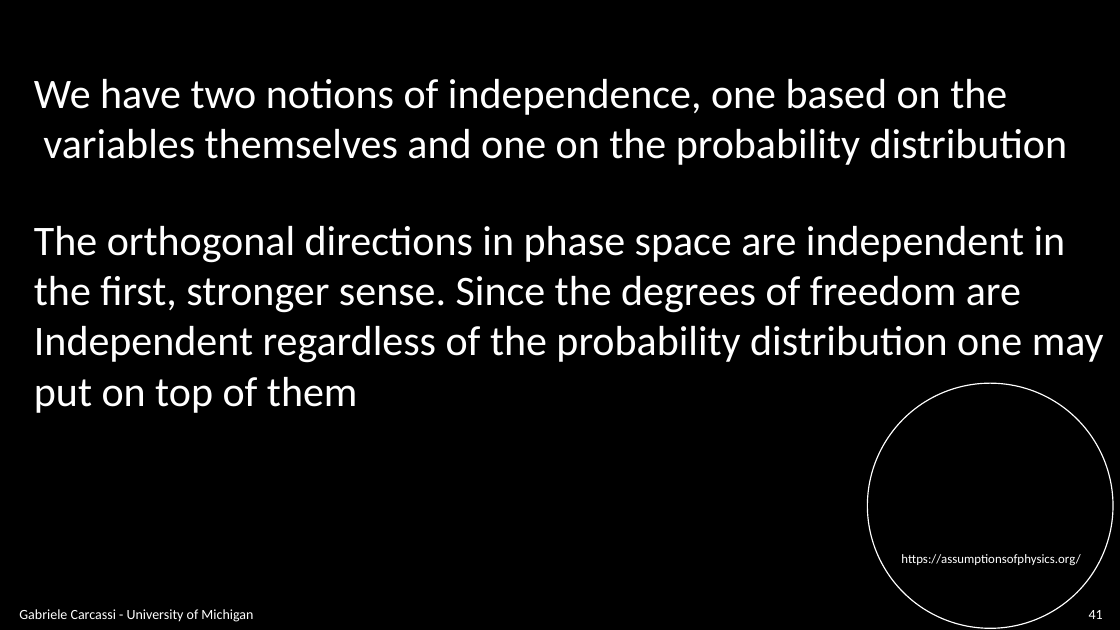
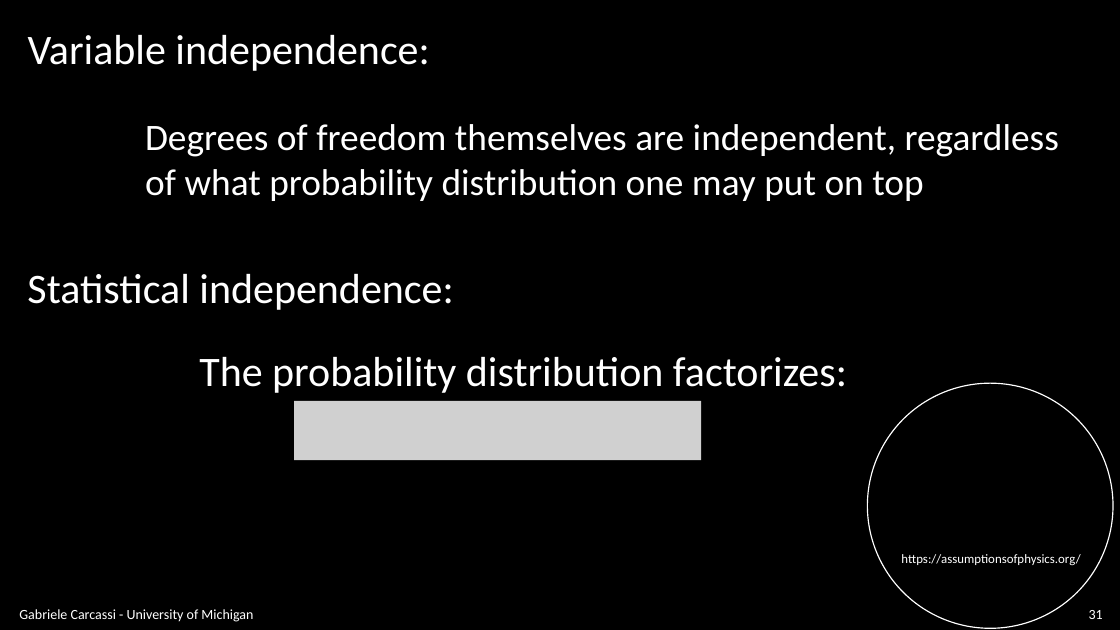
Before and after one commit to assumptionsofphysics/slides, a slide deck: slide 31 of BookCompanions-v2/RP-Class-4.pptx (slide 41 before the commit). Drawn at 1120x630 pixels with LibreOffice and Linux fonts; fonts in the diff are those of the drawing; grey boxes stand for pictures; background and template pictures are left out. Boxes give left, top, right and bottom in pixels: in the first picture for what was removed or moved away, otherwise in the second. Text is boxed around its words. In the diff, an @@ line names an element or a change of style, - is before the commit and + after.

```diff
--- a/BookCompanions-v2/RP-Class-4.pptx
+++ b/BookCompanions-v2/RP-Class-4.pptx
@@ text added at (x1=28, y1=35, x2=429, y2=71), 36 pt, text #FFFFFF @@
+Variable independence:
@@ text removed at (x1=34, y1=79, x2=1068, y2=165) @@
-We have two notions of independence, one based on the
-variables themselves and one on the probability distribution
@@ text at (x1=145, y1=124, x2=1059, y2=201): text changed; size 36 to 32 pt @@
-The orthogonal directions in phase space are independent in
-the first, stronger sense. Since the degrees of freedom are
-Independent regardless of the probability distribution one may
-put on top of them
+Degrees of freedom themselves are independent, regardless
+of what probability distribution one may put on top
@@ text added at (x1=27, y1=274, x2=453, y2=310), 36 pt, text #FFFFFF @@
+Statistical independence:
@@ text added at (x1=199, y1=357, x2=847, y2=393), 36 pt, text #FFFFFF @@
+The probability distribution factorizes:
@@ picture added at (x1=294, y1=401, x2=702, y2=460) @@
@@ page number at (x1=1089, y1=610, x2=1103, y2=619): text changed @@
-41
+31
```
Also in this commit, not shown: 20 other slides changed, 18 slides added, 21 slides removed, 1 other file.
